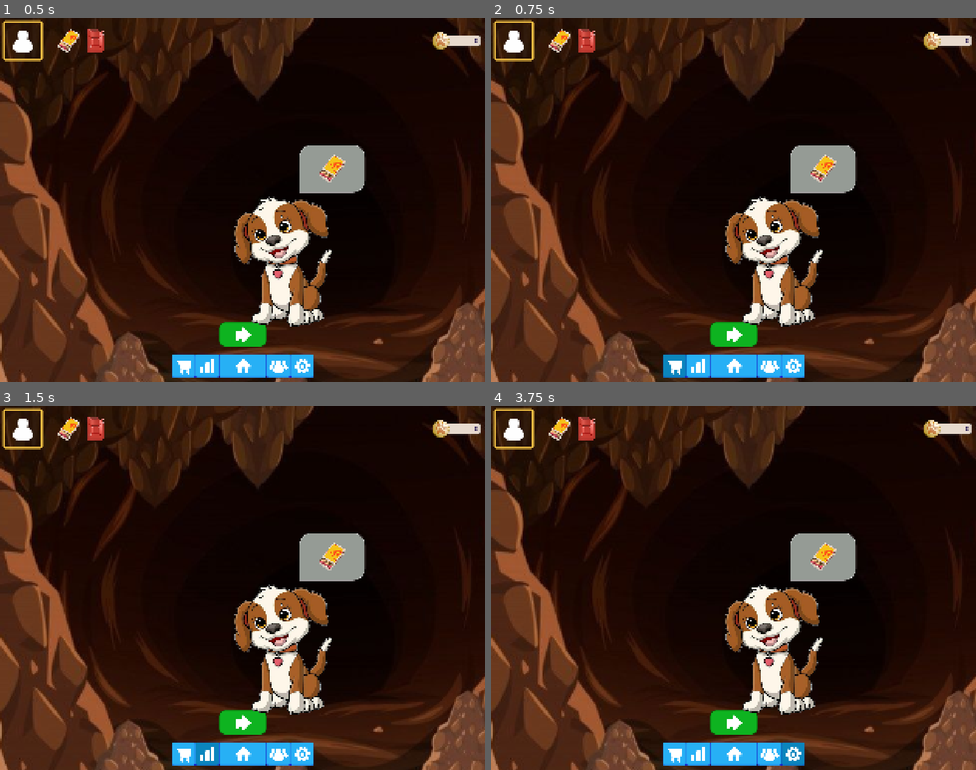
Above: before the commit, frames 1-4 (two rows, left to right).
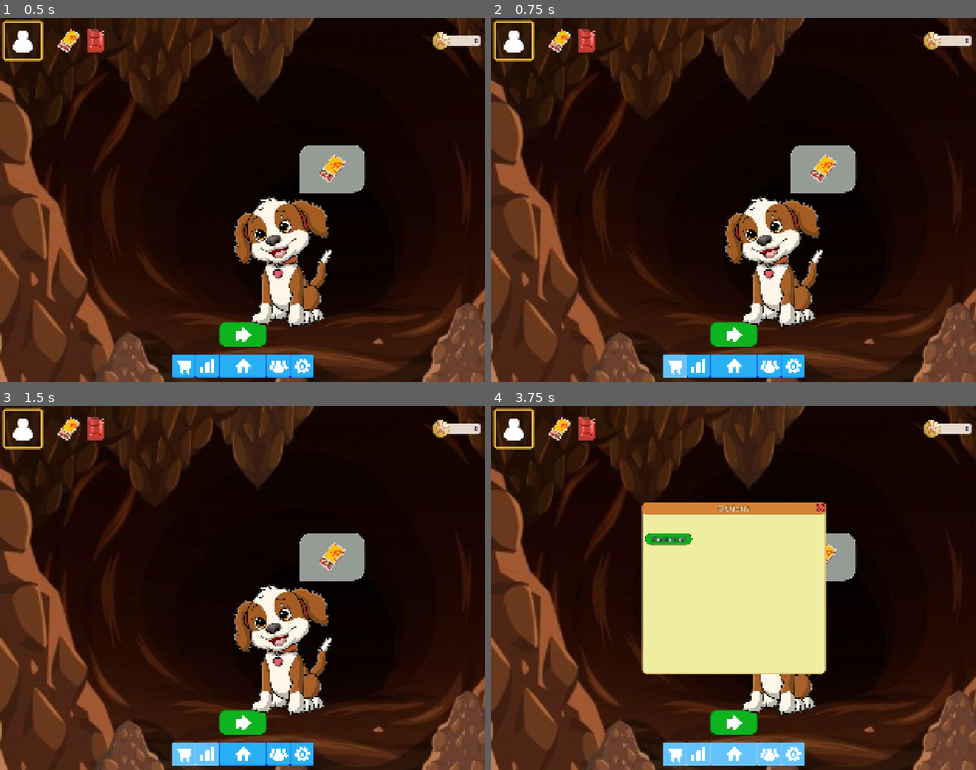
Above: after the commit, the same moments.

Repository: Medex81/LadyJu
Game: Godot game, scene res://game/scenes/main.tscn
Two runs of this game, one before a commit and one after it. Both use one fixed random seed, a clock stepped at 60 frames per second and the inputs below.
Inputs (mouse positions are in pixels of both pictures, inside the frame that each line leads up to):
- Up to frame 1 (0.5 s): no input
- Up to frame 2 (0.75 s): click (675, 363) at 0.5 s
- Up to frame 3 (1.5 s): click (208, 751) at 1.25 s
- Up to frame 4 (3.75 s): click (733, 751) at 2 s; click (767, 751) at 2.75 s; click (791, 751) at 3.5 s

Frame 1 is identical in both runs. In frame 2, 0.3% of the frame differs, in the area x 35-41%, y 92-99%; in frame 3, 0.5%; in frame 4, 20%, in the area x 31-70%, y 26-99%.

Commit message:
Добавлено окно читов для установки статы в режиме отладки.

Diff:
--- a/game/assets/translate/translate.csv
+++ b/game/assets/translate/translate.csv
@@ -16,3 +16,6 @@
 a_result,Result,Результат
 a_coins,Coins :,Монет :
 a_game_title,lady Ju,Леди Жу
+a_apply,Apply,Применить
+a_cheat_panel,Cheat panel,Панель читов
+a_options,Options,Настройки
--- a/game/config/player_state.gd
+++ b/game/config/player_state.gd
@@ -6,16 +6,16 @@
 @export var current_quest:String
 @export var quest_done:String
 
-enum EPS{NONE, COINS, HUMMER, V_ROCKET, H_ROCKET}
+enum EPS{NONE, COINS, HUMMER, V_FLASH, H_FLASH}
 
 @export var coins:PlayerStateValueInt = PlayerStateValueInt.new()
 @export var boost_hummer:PlayerStateValueInt = PlayerStateValueInt.new()
-@export var boost_v_rocket:PlayerStateValueInt = PlayerStateValueInt.new()
-@export var boost_h_rocket:PlayerStateValueInt = PlayerStateValueInt.new()
+@export var boost_v_flash:PlayerStateValueInt = PlayerStateValueInt.new()
+@export var boost_h_flash:PlayerStateValueInt = PlayerStateValueInt.new()
 
 var int_values = {}
 
 func get_int_value(key:EPS)->PlayerStateValueInt:
 	if int_values.is_empty():
-		int_values = {EPS.COINS:coins, EPS.HUMMER:boost_hummer, EPS.V_ROCKET:boost_v_rocket, EPS.H_ROCKET:boost_h_rocket}
+		int_values = {EPS.COINS:coins, EPS.HUMMER:boost_hummer, EPS.V_FLASH:boost_v_flash, EPS.H_FLASH:boost_h_flash}
 	return int_values.get(key, null)
--- a/game/scenes/locations/cave/location.tscn
+++ b/game/scenes/locations/cave/location.tscn
@@ -8,6 +8,21 @@
 [ext_resource type="Texture2D" uid="uid://sqxqrv4nwj4h" path="res://game/assets/third_party/puppy.png" id="5_r6fgf"]
 [ext_resource type="Texture2D" uid="uid://c2uhj2khmc2ql" path="res://game/assets/third_party/kerosine.png" id="6_vtaqi"]
 [ext_resource type="Resource" uid="uid://tdr2e0nhuf2t" path="res://game/scenes/locations/cave/queue_quests/lamp_and_light/kerosine/quest_info.tres" id="7_5g3wx"]
+
+[sub_resource type="ButtonGroup" id="ButtonGroup_2efro"]
+allow_unpress = true
+
+[sub_resource type="ButtonGroup" id="ButtonGroup_okahy"]
+allow_unpress = true
+
+[sub_resource type="ButtonGroup" id="ButtonGroup_5f3x8"]
+allow_unpress = true
+
+[sub_resource type="ButtonGroup" id="ButtonGroup_6in43"]
+allow_unpress = true
+
+[sub_resource type="ButtonGroup" id="ButtonGroup_ocibi"]
+allow_unpress = true
 
 [sub_resource type="StyleBoxFlat" id="StyleBoxFlat_x37nb"]
 bg_color = Color(0.583001, 0.608957, 0.582069, 1)
@@ -43,6 +58,21 @@
 
 [node name="next_quest" parent="HUD/main_v/bottom" index="0" node_paths=PackedStringArray("location")]
 location = NodePath("../../../..")
+
+[node name="shop" parent="HUD/main_v/bottom/window_buttons" index="0"]
+button_group = SubResource("ButtonGroup_2efro")
+
+[node name="rating" parent="HUD/main_v/bottom/window_buttons" index="1"]
+button_group = SubResource("ButtonGroup_okahy")
+
+[node name="main" parent="HUD/main_v/bottom/window_buttons" index="2"]
+button_group = SubResource("ButtonGroup_5f3x8")
+
+[node name="commands" parent="HUD/main_v/bottom/window_buttons" index="3"]
+button_group = SubResource("ButtonGroup_6in43")
+
+[node name="options" parent="HUD/main_v/bottom/window_buttons" index="4"]
+button_group = SubResource("ButtonGroup_ocibi")
 
 [node name="hint_puppy" type="TextureRect" parent="." index="2"]
 layout_mode = 1
--- a/game/scenes/locations/cave/queue_quests/lamp_and_light/matches/level.tscn
+++ b/game/scenes/locations/cave/queue_quests/lamp_and_light/matches/level.tscn
@@ -17,6 +17,11 @@
 
 [node name="back" parent="." index="0"]
 texture = ExtResource("2_2nes3")
+
+[node name="margin_aims" parent="main_margin/main_container/left/aims" index="2"]
+anchors_preset = -1
+anchor_top = 0.094
+theme_override_constants/margin_top = 20
 
 [node name="quests_panel" parent="main_margin/main_container/left/aims/margin_aims" index="0" node_paths=PackedStringArray("_base_m3_layer") instance=ExtResource("3_hkwu5")]
 layout_mode = 2
--- /dev/null
+++ b/game/scenes/ui/buttons/blue_bottom.gd
@@ -0,0 +1,11 @@
+extends Button
+
+@export var local_window:WindowComponent = null
+
+func _on_toggled(toggled_on: bool) -> void:
+	if toggled_on:
+		if local_window:
+			local_window.visible = true
+	else:
+		if local_window:# and button_group != null:
+			local_window.visible = false
--- a/game/scenes/ui/buttons/blue_bottom.tscn
+++ b/game/scenes/ui/buttons/blue_bottom.tscn
@@ -1,6 +1,7 @@
-[gd_scene load_steps=4 format=3 uid="uid://c1pok1fmu7d3d"]
+[gd_scene load_steps=5 format=3 uid="uid://c1pok1fmu7d3d"]
 
 [ext_resource type="StyleBox" uid="uid://74h8r1ad63nx" path="res://game/scenes/ui/buttons/blue_bottom.tres" id="1_cgtpl"]
+[ext_resource type="Script" uid="uid://btfx8i8cchv6t" path="res://game/scenes/ui/buttons/blue_bottom.gd" id="2_immtl"]
 
 [sub_resource type="StyleBoxFlat" id="StyleBoxFlat_2j67i"]
 bg_color = Color(0.0434553, 0.522485, 0.742034, 1)
@@ -33,3 +34,6 @@
 theme_override_styles/normal = ExtResource("1_cgtpl")
 icon_alignment = 1
 expand_icon = true
+script = ExtResource("2_immtl")
+
+[connection signal="toggled" from="." to="." method="_on_toggled"]
--- /dev/null
+++ b/game/scenes/ui/buttons/blue_button_group_main.tres
@@ -0,0 +1,4 @@
+[gd_resource type="ButtonGroup" format=3 uid="uid://b5l5hwbha6i6d"]
+
+[resource]
+allow_unpress = true
--- a/game/scenes/ui/buttons/call_window.gd
+++ b/game/scenes/ui/buttons/call_window.gd
@@ -1,7 +1,17 @@
 extends Button
 
 @export var local_window:WindowComponent = null
+@export var only_for_debug:bool = false
 
-func _on_pressed() -> void:
+func _ready() -> void:
+	if only_for_debug and not OS.is_debug_build():
+		visible = false
+	if local_window != null:
+		local_window.hidden.connect(set_unpressed)
+
+func set_unpressed():
+	set_pressed_no_signal(false)
+
+func _on_toggled(toggled_on: bool) -> void:
 	if local_window:
-		local_window.visible = true
+		local_window.visible = toggled_on
--- a/game/scenes/ui/buttons/call_window.tscn
+++ b/game/scenes/ui/buttons/call_window.tscn
@@ -1,13 +1,16 @@
-[gd_scene load_steps=3 format=3 uid="uid://b1pkjshu1hxb6"]
+[gd_scene load_steps=4 format=3 uid="uid://b1pkjshu1hxb6"]
 
 [ext_resource type="StyleBox" uid="uid://dcp7lxby3g2ji" path="res://game/scenes/ui/buttons/green.tres" id="1_kvr4r"]
-[ext_resource type="Script" uid="uid://dmi4jorxyn2ul" path="res://game/scenes/ui/buttons/call_window.gd" id="3_bu22e"]
+[ext_resource type="Script" uid="uid://cp013m456rguf" path="res://game/scenes/ui/buttons/call_window.gd" id="3_bu22e"]
+
+[sub_resource type="StyleBoxEmpty" id="StyleBoxEmpty_ovsp1"]
 
 [node name="call_window" type="Button"]
 custom_minimum_size = Vector2(200, 50)
 theme_override_colors/font_outline_color = Color(0, 0, 0, 1)
 theme_override_constants/outline_size = 4
 theme_override_font_sizes/font_size = 50
+theme_override_styles/focus = SubResource("StyleBoxEmpty_ovsp1")
 theme_override_styles/hover = ExtResource("1_kvr4r")
 theme_override_styles/pressed = ExtResource("1_kvr4r")
 theme_override_styles/normal = ExtResource("1_kvr4r")
@@ -15,4 +18,4 @@
 icon_alignment = 1
 script = ExtResource("3_bu22e")
 
-[connection signal="pressed" from="." to="." method="_on_pressed"]
+[connection signal="toggled" from="." to="." method="_on_toggled"]
--- /dev/null
+++ b/game/scenes/ui/hud/state_value.gd
@@ -0,0 +1,19 @@
+@tool
+extends HBoxContainer
+
+@export var save_value_type:PlayerState.EPS = PlayerState.EPS.NONE
+var state_value:PlayerStateValueInt = null
+
+func _ready() -> void:
+	if save_value_type != PlayerState.EPS.NONE:
+		state_value = Globals.player_state.get_int_value(save_value_type)
+		$value.text = str(state_value.value)
+		$name_value.text = PlayerState.EPS.keys()[save_value_type]
+
+func _on_value_text_submitted(new_text: String) -> void:
+	if new_text.is_valid_int():
+		if state_value:
+			var val = absi(new_text.to_int())
+			state_value.value = val if val < 999999 else 999999
+	else:
+		$value.text = str(state_value.value)
--- /dev/null
+++ b/game/scenes/ui/hud/state_value.tscn
@@ -0,0 +1,29 @@
+[gd_scene load_steps=3 format=3 uid="uid://dd4rp0qs35g56"]
+
+[ext_resource type="Script" uid="uid://dmbnouul03ag8" path="res://game/scenes/ui/hud/state_value.gd" id="1_54icc"]
+
+[sub_resource type="LabelSettings" id="LabelSettings_dqts4"]
+font_size = 25
+outline_size = 4
+outline_color = Color(0.00184107, 0.00184107, 0.00184107, 1)
+
+[node name="state_value" type="HBoxContainer"]
+script = ExtResource("1_54icc")
+
+[node name="name_value" type="Label" parent="."]
+custom_minimum_size = Vector2(150, 0)
+layout_mode = 2
+text = "a_name"
+label_settings = SubResource("LabelSettings_dqts4")
+horizontal_alignment = 2
+
+[node name="value" type="LineEdit" parent="."]
+custom_minimum_size = Vector2(150, 0)
+layout_mode = 2
+theme_override_colors/font_outline_color = Color(0, 0, 0, 1)
+theme_override_constants/outline_size = 3
+theme_override_constants/minimum_character_width = 1
+theme_override_font_sizes/font_size = 20
+emoji_menu_enabled = false
+
+[connection signal="text_submitted" from="value" to="." method="_on_value_text_submitted"]
--- a/game/scenes/ui/location.tscn
+++ b/game/scenes/ui/location.tscn
@@ -10,18 +10,34 @@
 [ext_resource type="Texture2D" uid="uid://b7rfkcjtqph66" path="res://game/assets/third_party/white_icons/home.png" id="5_bxkkn"]
 [ext_resource type="Texture2D" uid="uid://cqew3lokagvo8" path="res://game/assets/third_party/white_icons/massiveMultiplayer.png" id="6_bn1hn"]
 [ext_resource type="Texture2D" uid="uid://c6ojr8kxwin4r" path="res://game/assets/third_party/white_icons/gear.png" id="9_tjhp2"]
+[ext_resource type="PackedScene" uid="uid://huqcwu5nuiqe" path="res://game/scenes/ui/windows/options_window.tscn" id="11_a5nxl"]
 
 [sub_resource type="StyleBoxEmpty" id="StyleBoxEmpty_2r2ye"]
 
 [sub_resource type="StyleBoxEmpty" id="StyleBoxEmpty_a5nxl"]
 
+[sub_resource type="ButtonGroup" id="ButtonGroup_a5nxl"]
+allow_unpress = true
+
 [sub_resource type="StyleBoxEmpty" id="StyleBoxEmpty_ukiyi"]
+
+[sub_resource type="ButtonGroup" id="ButtonGroup_ukiyi"]
+allow_unpress = true
 
 [sub_resource type="StyleBoxEmpty" id="StyleBoxEmpty_xd84k"]
 
+[sub_resource type="ButtonGroup" id="ButtonGroup_xd84k"]
+allow_unpress = true
+
 [sub_resource type="StyleBoxEmpty" id="StyleBoxEmpty_xubtf"]
 
+[sub_resource type="ButtonGroup" id="ButtonGroup_xubtf"]
+allow_unpress = true
+
 [sub_resource type="StyleBoxEmpty" id="StyleBoxEmpty_mqkt5"]
+
+[sub_resource type="ButtonGroup" id="ButtonGroup_mqkt5"]
+allow_unpress = true
 
 [node name="location" type="Control"]
 layout_mode = 3
@@ -99,25 +115,44 @@
 [node name="shop" parent="HUD/main_v/bottom/window_buttons" instance=ExtResource("2_f0ovu")]
 layout_mode = 2
 theme_override_styles/focus = SubResource("StyleBoxEmpty_a5nxl")
+toggle_mode = true
+button_group = SubResource("ButtonGroup_a5nxl")
 icon = ExtResource("3_jjmi4")
 
 [node name="rating" parent="HUD/main_v/bottom/window_buttons" instance=ExtResource("2_f0ovu")]
 layout_mode = 2
 theme_override_styles/focus = SubResource("StyleBoxEmpty_ukiyi")
+toggle_mode = true
+button_group = SubResource("ButtonGroup_ukiyi")
 icon = ExtResource("4_7o0fj")
 
 [node name="main" parent="HUD/main_v/bottom/window_buttons" instance=ExtResource("2_f0ovu")]
 custom_minimum_size = Vector2(200, 100)
 layout_mode = 2
 theme_override_styles/focus = SubResource("StyleBoxEmpty_xd84k")
+toggle_mode = true
+button_group = SubResource("ButtonGroup_xd84k")
 icon = ExtResource("5_bxkkn")
 
 [node name="commands" parent="HUD/main_v/bottom/window_buttons" instance=ExtResource("2_f0ovu")]
 layout_mode = 2
 theme_override_styles/focus = SubResource("StyleBoxEmpty_xubtf")
+toggle_mode = true
+button_group = SubResource("ButtonGroup_xubtf")
 icon = ExtResource("6_bn1hn")
 
-[node name="options" parent="HUD/main_v/bottom/window_buttons" instance=ExtResource("2_f0ovu")]
+[node name="options" parent="HUD/main_v/bottom/window_buttons" node_paths=PackedStringArray("local_window") instance=ExtResource("2_f0ovu")]
 layout_mode = 2
 theme_override_styles/focus = SubResource("StyleBoxEmpty_mqkt5")
+toggle_mode = true
+button_group = SubResource("ButtonGroup_mqkt5")
 icon = ExtResource("9_tjhp2")
+local_window = NodePath("../../../../../options_window")
+
+[node name="options_window" parent="." instance=ExtResource("11_a5nxl")]
+visible = false
+layout_mode = 1
+offset_left = -386.5
+offset_top = -361.0
+offset_right = 386.5
+offset_bottom = 361.0
--- /dev/null
+++ b/game/scenes/ui/windows/cheat_window.tscn
@@ -0,0 +1,45 @@
+[gd_scene load_steps=3 format=3 uid="uid://cwxhb5nxcyxik"]
+
+[ext_resource type="PackedScene" uid="uid://ciphw1666vdqt" path="res://game/scenes/ui/windows/window.tscn" id="1_8ldk1"]
+[ext_resource type="PackedScene" uid="uid://dd4rp0qs35g56" path="res://game/scenes/ui/hud/state_value.tscn" id="2_j2lgn"]
+
+[node name="window" instance=ExtResource("1_8ldk1")]
+anchors_preset = 8
+anchor_left = 0.5
+anchor_top = 0.5
+anchor_right = 0.5
+anchor_bottom = 0.5
+offset_left = -193.0
+offset_top = -209.0
+offset_right = 193.0
+offset_bottom = 209.0
+grow_horizontal = 2
+grow_vertical = 2
+
+[node name="window_title" parent="title" index="0"]
+text = "a_cheat_panel"
+
+[node name="ScrollContainer" type="ScrollContainer" parent="margin/vcontainer" index="0"]
+layout_mode = 2
+size_flags_vertical = 3
+
+[node name="VBoxContainer" type="VBoxContainer" parent="margin/vcontainer/ScrollContainer" index="0"]
+layout_mode = 2
+size_flags_horizontal = 3
+size_flags_vertical = 3
+
+[node name="coins" parent="margin/vcontainer/ScrollContainer/VBoxContainer" index="0" instance=ExtResource("2_j2lgn")]
+layout_mode = 2
+save_value_type = 1
+
+[node name="hummer" parent="margin/vcontainer/ScrollContainer/VBoxContainer" index="1" instance=ExtResource("2_j2lgn")]
+layout_mode = 2
+save_value_type = 2
+
+[node name="flash_v" parent="margin/vcontainer/ScrollContainer/VBoxContainer" index="2" instance=ExtResource("2_j2lgn")]
+layout_mode = 2
+save_value_type = 3
+
+[node name="flash_h" parent="margin/vcontainer/ScrollContainer/VBoxContainer" index="3" instance=ExtResource("2_j2lgn")]
+layout_mode = 2
+save_value_type = 4
--- /dev/null
+++ b/game/scenes/ui/windows/options_window.tscn
@@ -0,0 +1,47 @@
+[gd_scene load_steps=4 format=3 uid="uid://huqcwu5nuiqe"]
+
+[ext_resource type="PackedScene" uid="uid://ciphw1666vdqt" path="res://game/scenes/ui/windows/window.tscn" id="1_jukqv"]
+[ext_resource type="PackedScene" uid="uid://b1pkjshu1hxb6" path="res://game/scenes/ui/buttons/call_window.tscn" id="2_3nrrv"]
+[ext_resource type="PackedScene" uid="uid://cwxhb5nxcyxik" path="res://game/scenes/ui/windows/cheat_window.tscn" id="3_ni5m2"]
+
+[node name="window" instance=ExtResource("1_jukqv")]
+anchors_preset = 8
+anchor_left = 0.5
+anchor_top = 0.5
+anchor_right = 0.5
+anchor_bottom = 0.5
+offset_left = -413.0
+offset_top = -353.0
+offset_right = 413.0
+offset_bottom = 353.0
+grow_horizontal = 2
+grow_vertical = 2
+size_flags_horizontal = 4
+size_flags_vertical = 4
+
+[node name="window_title" parent="title" index="0"]
+text = "a_options"
+
+[node name="GridContainer" type="GridContainer" parent="margin/vcontainer" index="0"]
+layout_mode = 2
+size_flags_vertical = 3
+columns = 3
+
+[node name="cheat_panel" parent="margin/vcontainer/GridContainer" index="0" node_paths=PackedStringArray("local_window") instance=ExtResource("2_3nrrv")]
+layout_mode = 2
+theme_override_constants/outline_size = 6
+theme_override_font_sizes/font_size = 25
+toggle_mode = true
+text = "a_cheat_panel"
+alignment = 1
+local_window = NodePath("../../../../cheat_panel")
+only_for_debug = true
+
+[node name="cheat_panel" parent="." index="2" instance=ExtResource("3_ni5m2")]
+visible = false
+top_level = true
+layout_mode = 1
+offset_left = -197.0
+offset_top = -241.0
+offset_right = 197.0
+offset_bottom = 241.0
--- a/game/scenes/ui/windows/quest_window.tscn
+++ b/game/scenes/ui/windows/quest_window.tscn
@@ -16,3 +16,6 @@
 
 [node name="close" parent="title" index="1"]
 visible = false
+
+[node name="margin" parent="." index="1"]
+anchor_top = 0.193549
--- a/game/scenes/ui/windows/window.tscn
+++ b/game/scenes/ui/windows/window.tscn
@@ -27,7 +27,7 @@
 corner_radius_bottom_left = 10
 
 [sub_resource type="LabelSettings" id="LabelSettings_8i7x3"]
-font_size = 28
+font_size = 35
 font_color = Color(0.944682, 0.871636, 0.706218, 1)
 outline_size = 3
 outline_color = Color(0, 0, 0, 1)
@@ -48,6 +48,8 @@
 layout_mode = 1
 anchors_preset = 10
 anchor_right = 1.0
+offset_right = 0.000518799
+offset_bottom = 48.0
 grow_horizontal = 2
 theme_override_styles/panel = SubResource("StyleBoxFlat_vuhd6")
 
@@ -81,13 +83,13 @@
 [node name="margin" type="MarginContainer" parent="."]
 layout_mode = 1
 anchors_preset = -1
-anchor_top = 0.113636
+anchor_top = 0.136363
 anchor_right = 1.0
 anchor_bottom = 0.999999
 grow_horizontal = 2
 grow_vertical = 2
 theme_override_constants/margin_left = 10
-theme_override_constants/margin_top = 10
+theme_override_constants/margin_top = 30
 theme_override_constants/margin_right = 10
 theme_override_constants/margin_bottom = 10
 metadata/_edit_use_anchors_ = true
Binary file changed: game/assets/translate/translate.en.translation
Binary file changed: game/assets/translate/translate.ru.translation
Not shown: 1 places in game/scenes/locations/cave/location.tscn that only renumber resources
Not shown, added: game/scenes/ui/buttons/blue_bottom.gd.uid
Not shown, added: game/scenes/ui/hud/state_value.gd.uid
Not shown: 1 places in game/scenes/ui/location.tscn that only renumber resources
